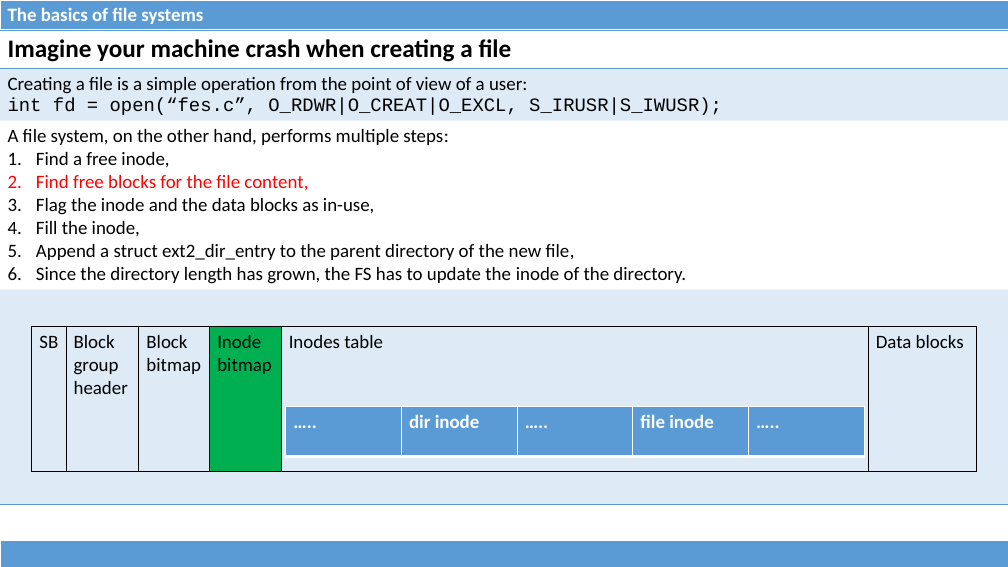
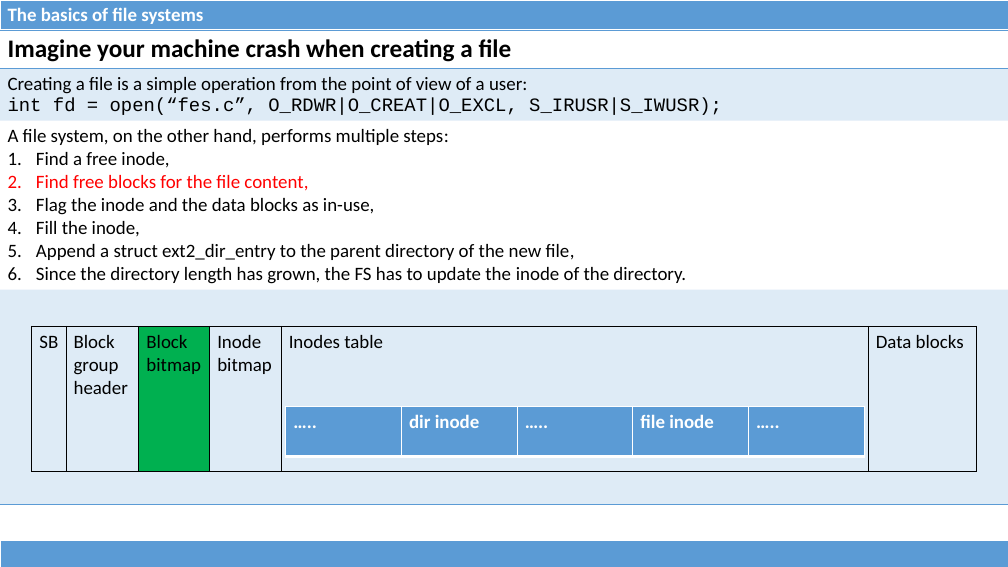
Before and after one commit to dominiquelefevre/filesystems-101-jb, a slide deck: slide 6 of talks/src/class04.pptx. Drawn at 1008x567 pixels with LibreOffice and Linux fonts; fonts in the diff are those of the drawing. Boxes give left, top, right and bottom in pixels: in the first picture for what was removed or moved away, otherwise in the second. Text is boxed around its words. In the diff, an @@ line names an element or a change of style, - is before the commit and + after.

```diff
--- a/talks/src/class04.pptx
+++ b/talks/src/class04.pptx
@@ table at (32, 327, 977, 472) @@
@@ fill none to #00B050 in row 1, column 3 @@
@@ fill #00B050 to none in row 1, column 4 @@
```
Also in this commit, not shown: 6 other slides changed, 1 other file.
